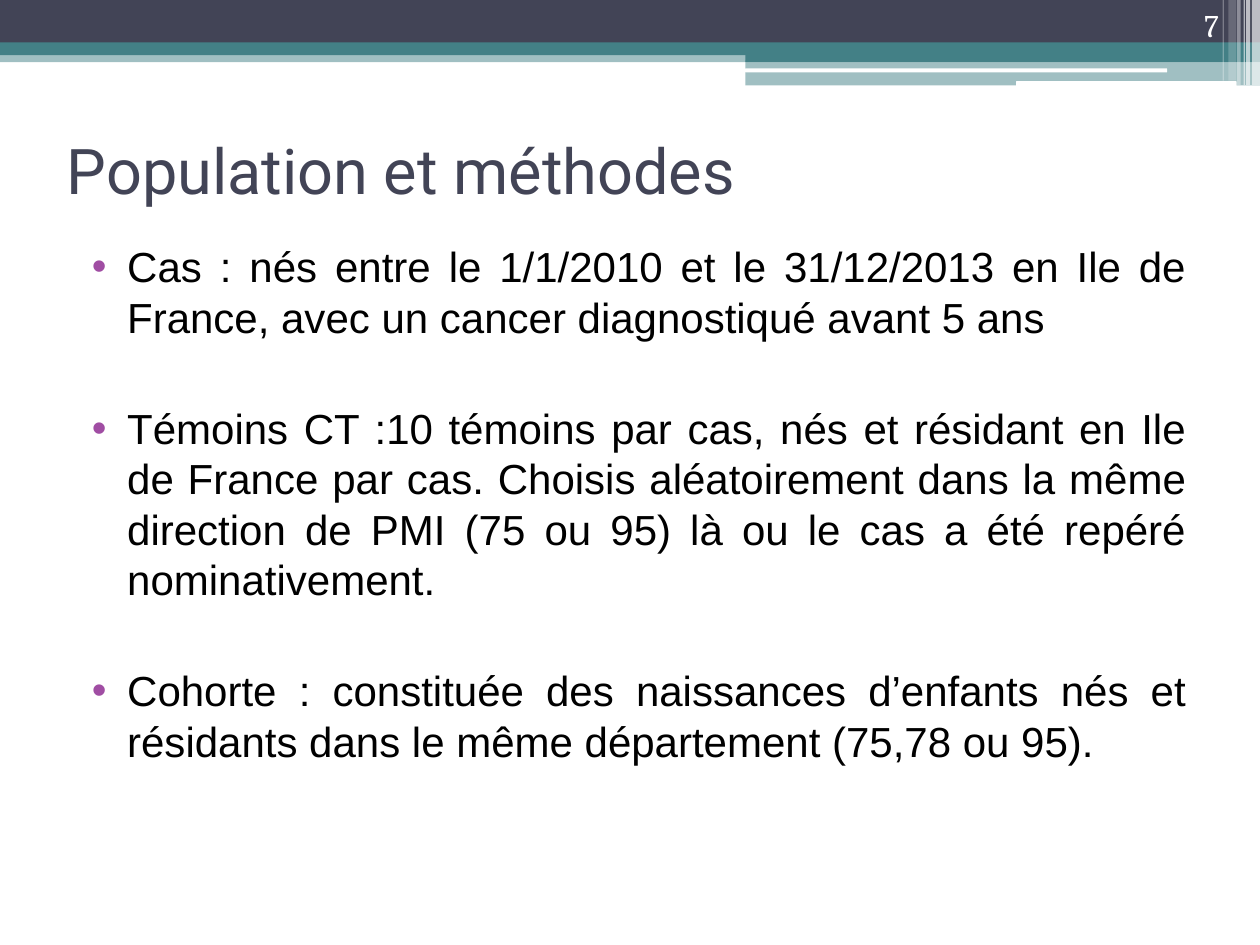
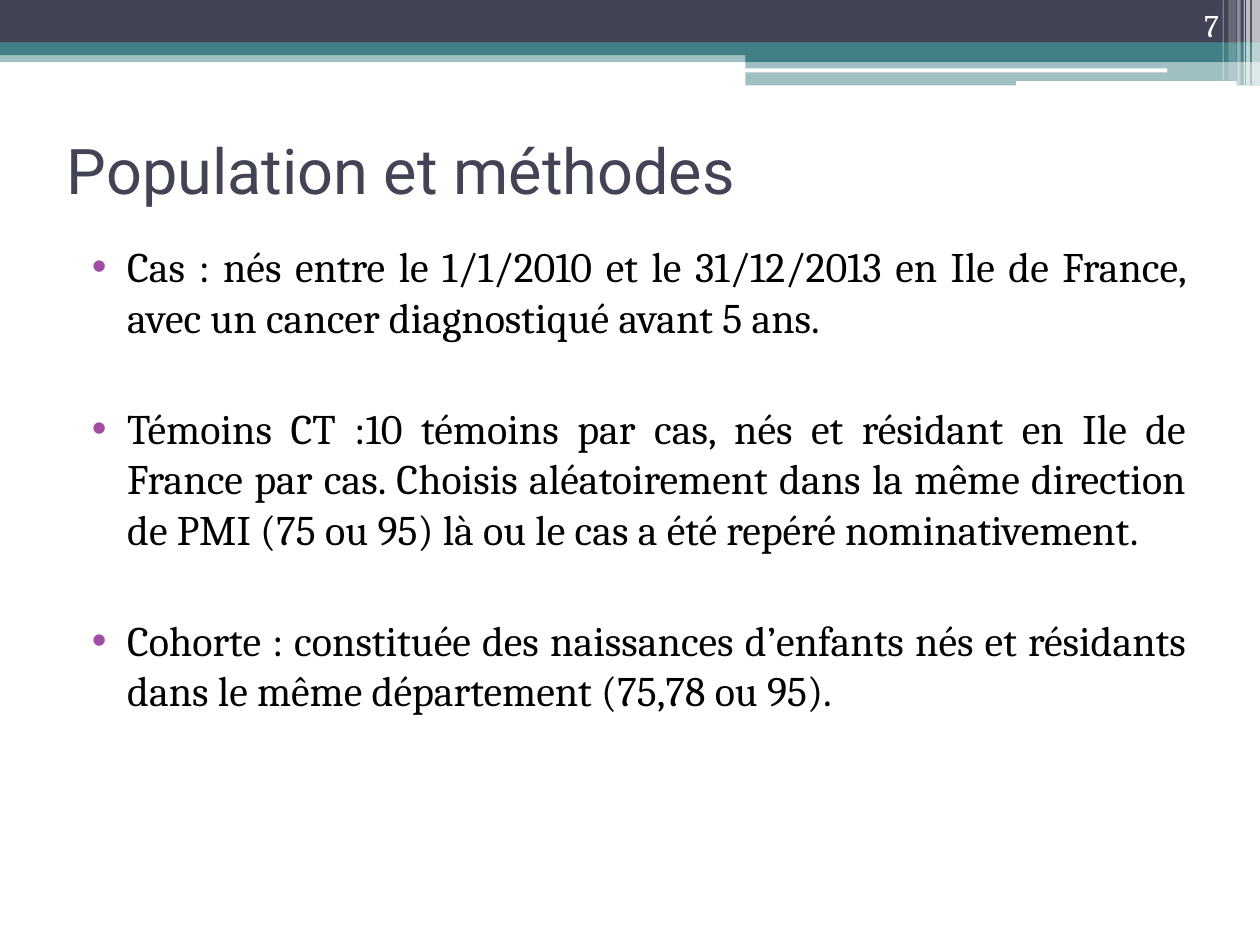
Before and after one commit to axedup/these, a slide deck: slide 7 of presentation_pmi.ppt. Drawn at 1260x945 pixels with LibreOffice and Linux fonts; fonts in the diff are those of the drawing. Boxes give left, top, right and bottom in pixels: in the first picture for what was removed or moved away, otherwise in the second. Text is boxed around its words. In the diff, an @@ line names an element or a change of style, - is before the commit and + after.

```diff
--- a/presentation_pmi.ppt
+++ b/presentation_pmi.ppt
@@ text at bbox=[127, 252, 1186, 343]: text changed; font Arial to Cambria @@
-• Cas : nés entre le 1/1/2010 et le 31/12/2013 en Ile de France, avec un cancer diagnostiqué avant 5 ans
+• Cas : nés entre le 1/1/2010 et le 31/12/2013 en Ile de France, avec un cancer diagnostiqué avant 5 ans.
@@ text at bbox=[127, 414, 1186, 715]: font Arial to Cambria in "Témoins CT :10 témoins par cas, nés ...", "Cohorte : constituée des naissances d’enfants nés ..." @@
```
Also in this commit, not shown: 5 other slides changed, 9 slides added, 2 slides removed, 1 other file.
